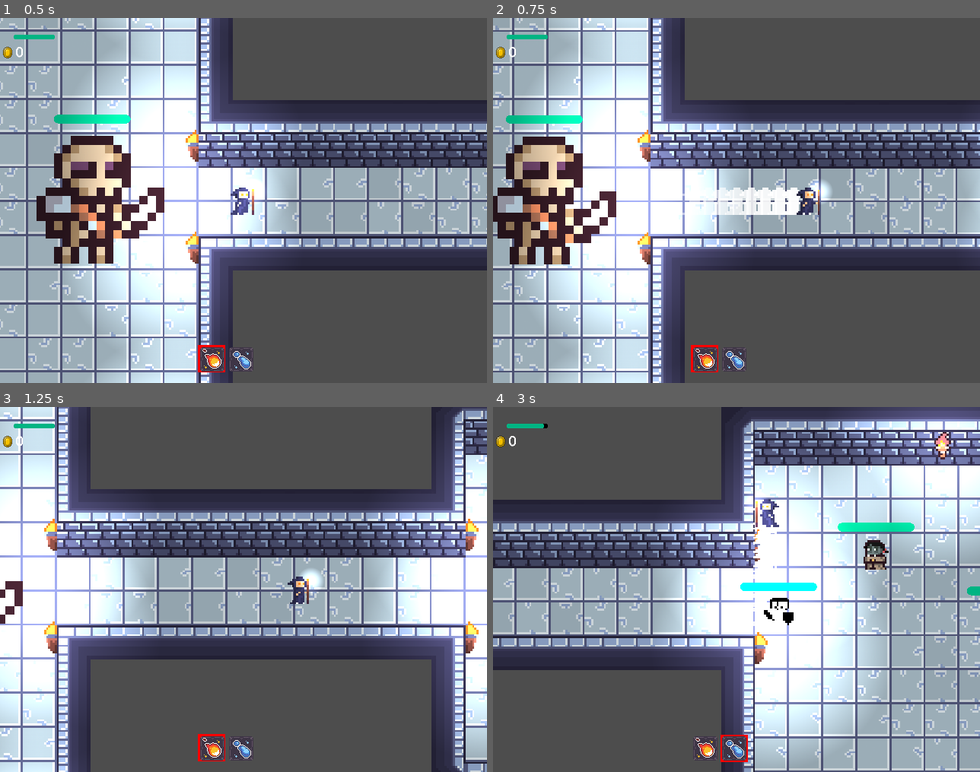
Above: before the commit, frames 1-4 (two rows, left to right).
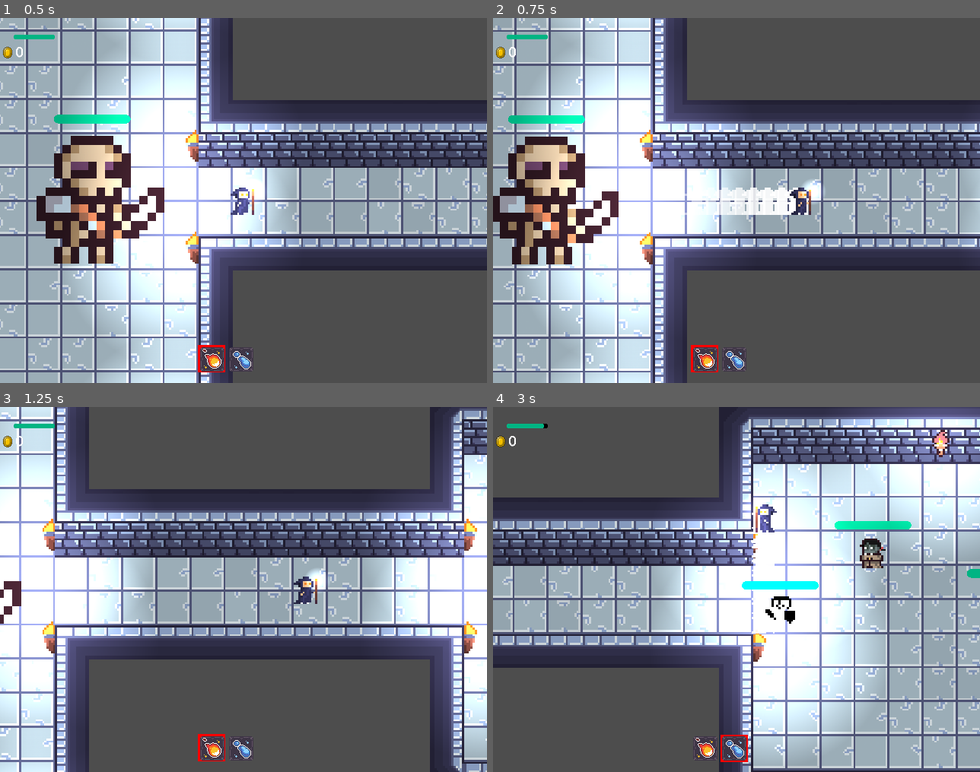
Above: after the commit, the same moments.

Repository: always-hehe-devs/top-down-game
Game: Godot game, scene res://World.tscn
Two runs of this game, one before a commit and one after it. Both use one fixed random seed, a clock stepped at 60 frames per second and the inputs below.
Inputs (mouse positions are in pixels of both pictures, inside the frame that each line leads up to):
- Up to frame 1 (0.5 s): no input
- Up to frame 2 (0.75 s): tap Enter at 0.5 s; move the mouse to (843, 182) at 0.52 s; hold D (right) from 0.53 s (still down); hold Space (dash) from 0.53 s (still down)
- Up to frame 3 (1.25 s): keep holding D (right); keep holding Space (dash)
- Up to frame 4 (3 s): move the mouse to (639, 607) at 1.27 s; release D (right) at 1.28 s; release Space (dash) at 1.28 s; hold S (down) 1.28-2.03 s; tap Q (attack_1) at 1.35 s; tap Space (dash) at 1.55, 2.85 s; move the mouse to (785, 509) at 2.02 s; hold D (right) 2.03-2.78 s; hold Space (dash) 2.03-2.78 s; tap E (attack_2) at 2.1 s; move the mouse to (712, 662) at 2.77 s; hold W (up) from 2.78 s (still down)

Frame 1 is identical in both runs. In frame 2, 14% of the frame differs, in the area x 0-100%, y 0-100%; in frame 3, 10%; in frame 4, 29%.

Commit message:
Added acceleration curve to player

Diff:
--- a/HurtBox.gd
+++ b/HurtBox.gd
@@ -16,9 +16,8 @@
 	if owner.has_method("knock_back"):
 		owner.knock_back(hitbox.global_position)
 
-
 func set_disabled(is_disabled):
-	collision_shape.disabled = is_disabled
+	collision_shape.set_deferred("disabled", is_disabled)
 
 func get_disabled():
 	return collision_shape.disabled
--- a/Player.gd
+++ b/Player.gd
@@ -2,10 +2,10 @@
 
 class_name Player
 
-var normal_speed = 80
+var normal_speed = 100
 var health = 100
 var money = 0
-
+@export var curve:Curve
 @onready var animation = $AnimatedSprite2D
 @onready var dash = $Dash
 
@@ -16,23 +16,25 @@
 
 var current_attack = "attack_1"
 var mouse_dir
-var input_dir
+var input_dir = Vector2(0,0)
+var time = 0
+var max_time = 2
 
 func _ready():
 	animation.play("Idle")
 
 func _physics_process(_delta):
-	input_dir = Input.get_vector("left", "right", "up", "down")
 	mouse_dir = get_global_mouse_position() - position;
 
-	var speed
-
+	var speed = 0
 	if dash.is_dashing():
 		speed = dash.speed
 		set_collision_mask_value(3,false)
 		hurtbox.set_disabled(true)
 	else:
-		speed = normal_speed
+		time +=_delta
+		var new_speed = normal_speed * curve.sample(time/max_time)
+		speed = new_speed
 		set_collision_mask_value(3,true)
 		hurtbox.set_disabled(false)
 
@@ -50,7 +52,11 @@
 
 	move_and_slide()
 
-func _unhandled_input(event):
+func _input(event):
+	var new_input_dir = Input.get_vector("left", "right", "up", "down")
+	if input_dir == Vector2(0,0):
+		time = 0
+	input_dir = new_input_dir
 	if event.is_action_pressed("left_click"):
 		match current_attack:
 			"attack_1":
--- a/Player.tscn
+++ b/Player.tscn
@@ -8,6 +8,10 @@
 [ext_resource type="Texture2D" uid="uid://crsihc1uqjcbt" path="res://assets/player/mage4.png" id="5_bjgaj"]
 [ext_resource type="Script" path="res://HurtBox.gd" id="6_2vibx"]
 [ext_resource type="PackedScene" uid="uid://cvkplqy8kva2r" path="res://Dash.tscn" id="8_r5ygi"]
+
+[sub_resource type="Curve" id="Curve_qi4d0"]
+_data = [Vector2(0, 0), 0.0, 11.5116, 0, 1, Vector2(0.0868687, 1), 11.5116, 0.0, 1, 0]
+point_count = 2
 
 [sub_resource type="CapsuleShape2D" id="CapsuleShape2D_erpam"]
 radius = 5.0
@@ -35,7 +39,7 @@
 }],
 "loop": true,
 "name": &"Run",
-"speed": 5.0
+"speed": 7.0
 }]
 
 [sub_resource type="RectangleShape2D" id="RectangleShape2D_e2bn2"]
@@ -46,6 +50,7 @@
 collision_layer = 2
 collision_mask = 7
 script = ExtResource("1_p347t")
+curve = SubResource("Curve_qi4d0")
 
 [node name="CollisionShape2D" type="CollisionShape2D" parent="."]
 shape = SubResource("CapsuleShape2D_erpam")
@@ -55,8 +60,7 @@
 texture_filter = 1
 sprite_frames = SubResource("SpriteFrames_32wwg")
 animation = &"Run"
-frame = 1
-frame_progress = 0.0651412
+frame_progress = 0.469875
 
 [node name="PointLight2D" type="PointLight2D" parent="AnimatedSprite2D"]
 position = Vector2(5, -5)
--- a/SkeletonKnightMob.gd
+++ b/SkeletonKnightMob.gd
@@ -54,8 +54,8 @@
 	play_animation("Attack")
 
 func defend():
+	play_animation("Defence")
 	$HurtBox.set_disabled(true)
-	play_animation("Defence")
 
 func change_stance():
 	if current_state == MOB_STATE.ATTACKING:
--- a/SkeletonNecroMob.gd
+++ b/SkeletonNecroMob.gd
@@ -66,6 +66,5 @@
 	pushback_force = -global_position.direction_to(source_position) * 3000
 
 func _on_resurrect_timer_timeout():
-	print('here')
 	if current_state == MOB_STATE.FOLLOWING:
 		resurrect_skeleton()
--- a/SkeletonNecroMob.tscn
+++ b/SkeletonNecroMob.tscn
@@ -26,6 +26,6 @@
 debug_enabled = true
 
 [node name="ResurrectTimer" type="Timer" parent="." index="6"]
-wait_time = 2.0
+wait_time = 4.0
 
 [connection signal="timeout" from="ResurrectTimer" to="." method="_on_resurrect_timer_timeout"]
Not shown: 1 places in Player.tscn that only renumber resources
